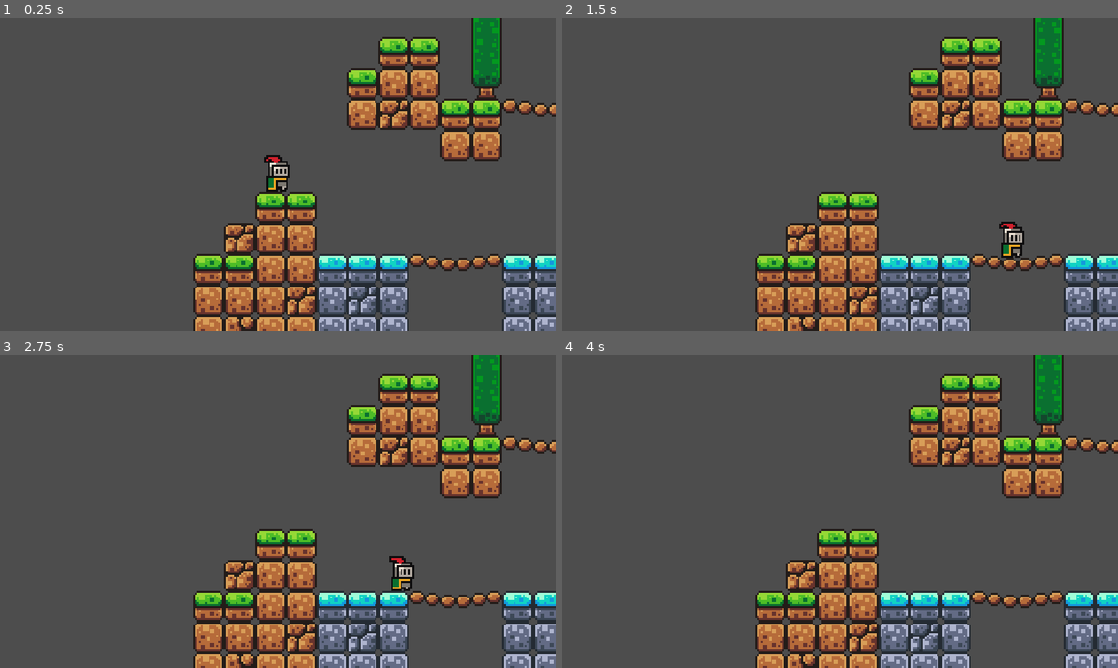
Above: before the commit, frames 1-4 (two rows, left to right).
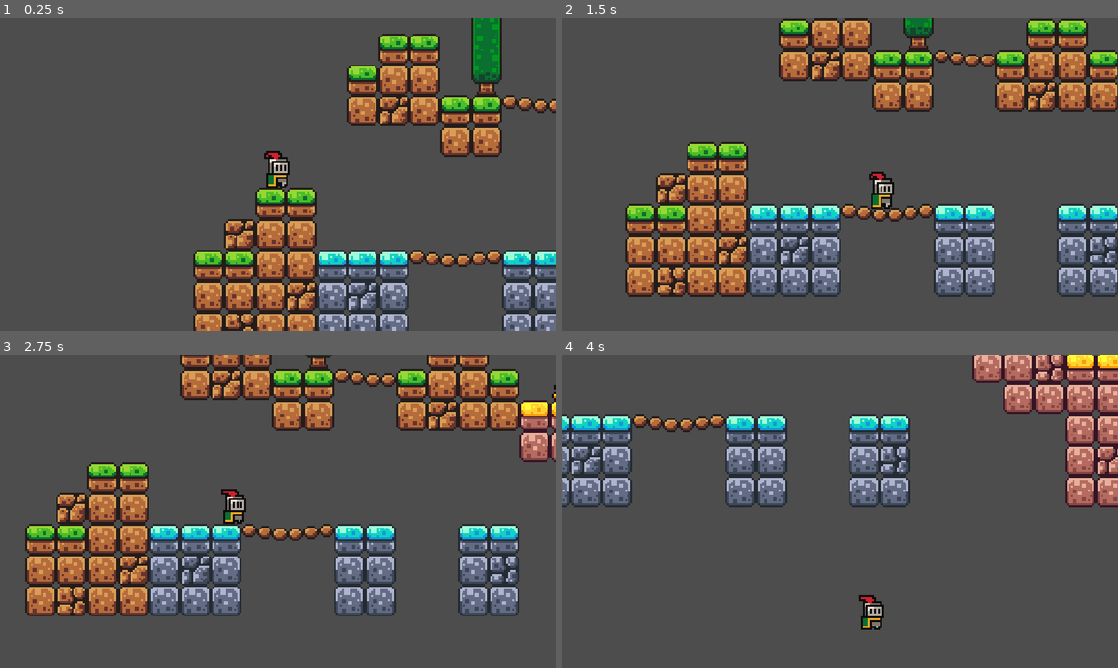
Above: after the commit, the same moments.

Repository: Krishal-p23/first-game
Game: Godot game, scene res://scenes/game.tscn
Same seed, same stepped clock (60 frames per second), same inputs: the game is played once before the commit and once after it.
Inputs:
- Up to frame 1 (0.25 s): no input
- Up to frame 2 (1.5 s): tap Enter (ui_accept) at 0.5, 0.77 s; hold Right (ui_right) from 0.53 s (still down)
- Up to frame 3 (2.75 s): tap Enter (ui_accept) at 1.52 s; release Right (ui_right) at 2.03 s; hold Left (ui_left) from 2.03 s (still down)
- Up to frame 4 (4 s): release Left (ui_left) at 2.78 s; hold Right (ui_right) from 2.78 s (still down); tap Enter (ui_accept) at 3.02, 3.77 s

The runs differ from the first frame. In frame 1, 15% of the frame differs, in the area x 34-100%, y 0-100%; in frame 2, 45%; in frame 3, 46%, in the area x 4-100%, y 0-100%; in frame 4, 36%.

Commit message:
fix: camera movement

Diff:
--- a/scenes/game.tscn
+++ b/scenes/game.tscn
@@ -181,9 +181,10 @@
 [node name="Player" parent="." unique_id=1744375094 instance=ExtResource("1_uwrxv")]
 position = Vector2(28, 29)
 
-[node name="Camera2D" type="Camera2D" parent="." unique_id=2020479290]
-position = Vector2(28, 23)
+[node name="Camera2D" type="Camera2D" parent="Player" unique_id=2020479290]
+position = Vector2(0, -6)
 zoom = Vector2(4, 4)
+position_smoothing_enabled = true
 
 [node name="TileMap" type="TileMap" parent="." unique_id=299968239]
 tile_set = SubResource("TileSet_dbpx1")
